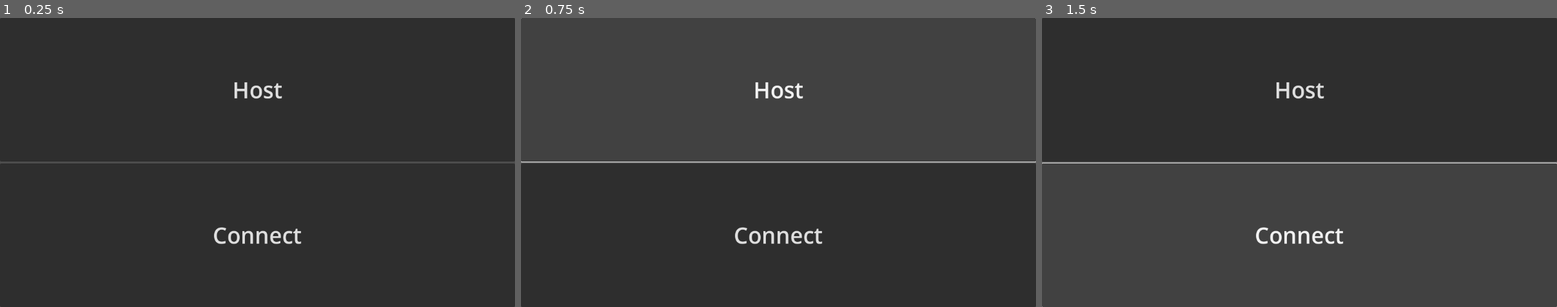
Above: before the commit, frames 1-3 (left to right).
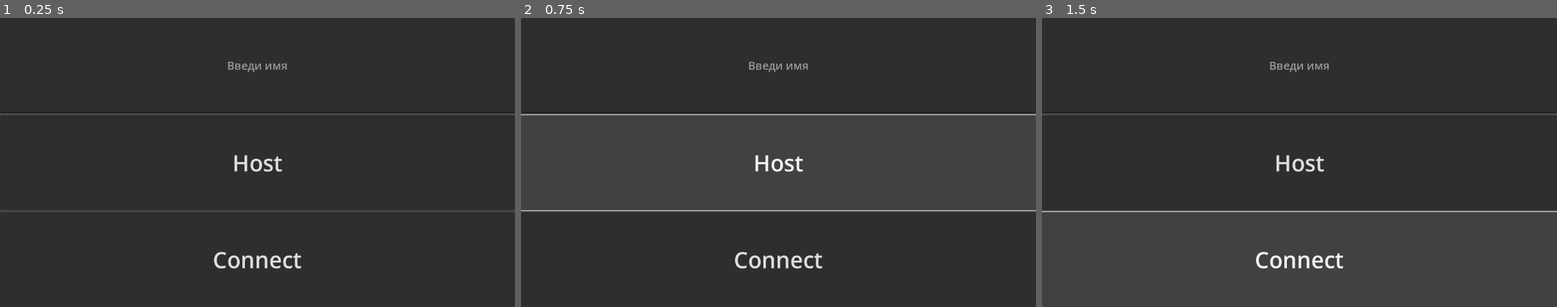
Above: after the commit, the same moments.

Repository: Dimlock/mp_test
Game: Godot game, scene res://main.tscn
The game is run twice, just before and just after one commit, with the same random seed, the same clock (stepped at 60 frames per second) and the same inputs.
Inputs:
- Up to frame 1 (0.25 s): no input
- Up to frame 2 (0.75 s): click "Host" at 0.5 s
- Up to frame 3 (1.5 s): click "Connect" at 1.25 s

The runs differ from the first frame. In frame 1, 2.9% of the frame differs, in the area x 0-100%, y 15-87%; in frame 2, 3.4%, in the area x 0-100%, y 0-87%; in frame 3, 2.9%.

Commit message:
Можно передавать имя

Diff:
--- a/main.gd
+++ b/main.gd
@@ -1,13 +1,32 @@
 extends Control
+@onready var name_input: LineEdit = %NameInput
 
+func _ready() -> void:
+	multiplayer.connected_to_server.connect(_on_connected_to_server)
 
 func _on_host_pressed() -> void:
 	var peer = ENetMultiplayerPeer.new()
 	peer.create_server(5202)
 	multiplayer.multiplayer_peer = peer
-	Network.peers.append({"Name": "Server", "id": 1})
+	Network.add_peer(await handle_name(), 1)
 
 func _on_connect_pressed() -> void:
 	var peer = ENetMultiplayerPeer.new()
 	peer.create_client("localhost", 5202)
 	multiplayer.multiplayer_peer = peer
+
+func _on_connected_to_server():
+	if not multiplayer.is_server():
+		Network.add_peer.rpc_id(1, await handle_name(), multiplayer.get_unique_id())
+
+func handle_name():
+	if name_input.text:
+		return name_input.text
+	else:
+		if not multiplayer.is_server():
+			Network.increment_player_count.rpc_id(1)
+			await Network.player_count_changed
+		else:
+			Network.increment_player_count()
+		var default_name = "Player" + str(Network.player_count)
+		return default_name
--- a/main.tscn
+++ b/main.tscn
@@ -11,7 +11,7 @@
 grow_vertical = 2
 script = ExtResource("1_ig7tw")
 
-[node name="VBoxContainer" type="VBoxContainer" parent="."]
+[node name="VBoxContainer2" type="VBoxContainer" parent="."]
 layout_mode = 1
 anchors_preset = 15
 anchor_right = 1.0
@@ -19,17 +19,30 @@
 grow_horizontal = 2
 grow_vertical = 2
 
-[node name="Host" type="Button" parent="VBoxContainer"]
+[node name="NameInput" type="LineEdit" parent="VBoxContainer2"]
+unique_name_in_owner = true
+layout_mode = 2
+size_flags_vertical = 3
+theme_override_font_sizes/font_size = 25
+placeholder_text = "Введи имя"
+alignment = 1
+
+[node name="VBoxContainer" type="VBoxContainer" parent="VBoxContainer2"]
+layout_mode = 2
+size_flags_vertical = 3
+size_flags_stretch_ratio = 2.0
+
+[node name="Host" type="Button" parent="VBoxContainer2/VBoxContainer"]
 layout_mode = 2
 size_flags_vertical = 3
 theme_override_font_sizes/font_size = 50
 text = "Host"
 
-[node name="Connect" type="Button" parent="VBoxContainer"]
+[node name="Connect" type="Button" parent="VBoxContainer2/VBoxContainer"]
 layout_mode = 2
 size_flags_vertical = 3
 theme_override_font_sizes/font_size = 50
 text = "Connect"
 
-[connection signal="pressed" from="VBoxContainer/Host" to="." method="_on_host_pressed"]
-[connection signal="pressed" from="VBoxContainer/Connect" to="." method="_on_connect_pressed"]
+[connection signal="pressed" from="VBoxContainer2/VBoxContainer/Host" to="." method="_on_host_pressed"]
+[connection signal="pressed" from="VBoxContainer2/VBoxContainer/Connect" to="." method="_on_connect_pressed"]
--- a/network.gd
+++ b/network.gd
@@ -1,21 +1,14 @@
 extends Node
+
+signal player_count_changed
 
 @export var chat_scene: PackedScene
 
 var peers = []
-
-# Called when the node enters the scene tree for the first time.
-func _ready() -> void:
-	multiplayer.peer_connected.connect(_on_peer_connected)
-
-
-
-func _on_peer_connected(id):
-	if multiplayer.is_server():
-		peers.append({"Name": "Player" + str(id), "id": id})
-		if peers.size() == 2:
-			change_scene.rpc()
-
+var player_count = 0:
+	set(value):
+		player_count = value
+		player_count_changed.emit()
 
 @rpc("call_local")
 func change_scene():
@@ -26,3 +19,11 @@
 	for peer in peers:
 		if peer["id"] == id:
 			return peer["Name"]
+
+@rpc("any_peer")
+func add_peer(name, id):
+	peers.append({"id": id, "name": name})
+
+@rpc("any_peer")
+func increment_player_count():
+	player_count += 1
--- a/network.tscn
+++ b/network.tscn
@@ -5,12 +5,16 @@
 
 [sub_resource type="SceneReplicationConfig" id="SceneReplicationConfig_n0pfp"]
 properties/0/path = NodePath(".:peers")
-properties/0/spawn = false
+properties/0/spawn = true
 properties/0/replication_mode = 1
+properties/1/path = NodePath(".:player_count")
+properties/1/spawn = true
+properties/1/replication_mode = 1
 
 [node name="Network" type="Node"]
 script = ExtResource("1_n0pfp")
 chat_scene = ExtResource("2_3lcwk")
 
 [node name="MultiplayerSynchronizer" type="MultiplayerSynchronizer" parent="."]
+unique_name_in_owner = true
 replication_config = SubResource("SceneReplicationConfig_n0pfp")
